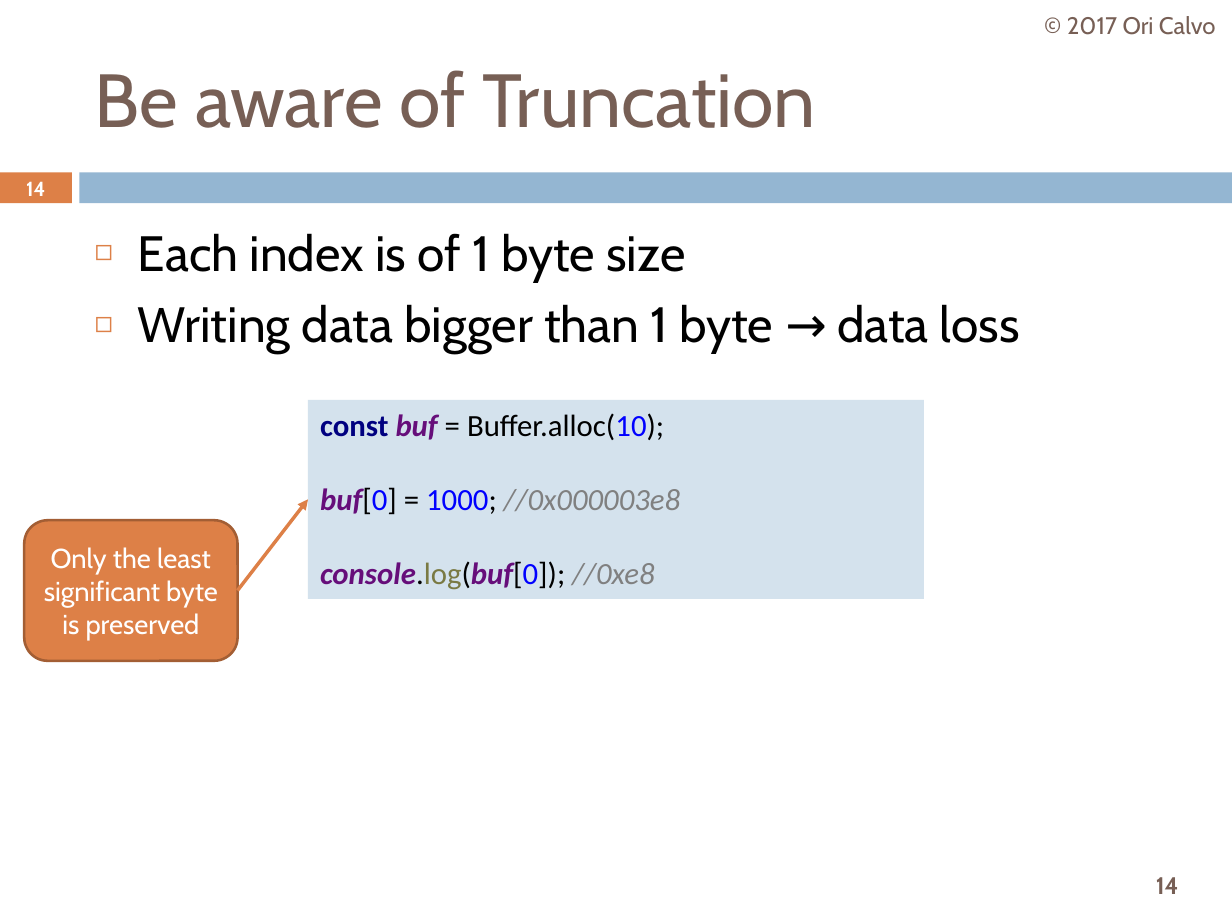
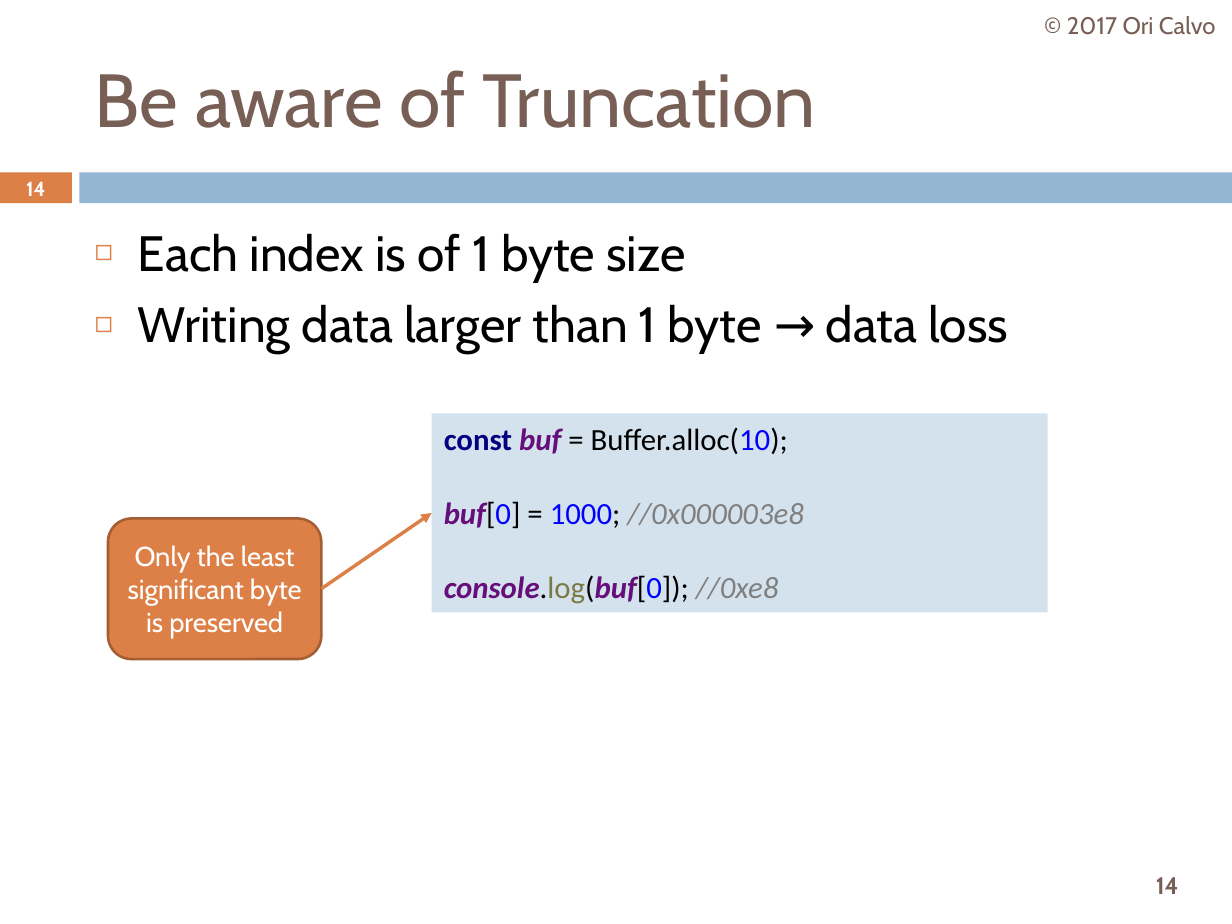
Before and after one commit to oricalvo/course-nodejs, a slide deck: slide 14 of PPTs/05 Core Modules.pptx. Drawn at 1232x924 pixels with LibreOffice and Linux fonts; fonts in the diff are those of the drawing. Boxes give left, top, right and bottom in pixels: in the first picture for what was removed or moved away, otherwise in the second. Text is boxed around its words. In the diff, an @@ line names an element or a change of style, - is before the commit and + after.

Commit message:
more

```diff
--- a/PPTs/05 Core Modules.pptx
+++ b/PPTs/05 Core Modules.pptx
@@ text at bbox=[138, 304, 1008, 353]: text changed @@
-◻ Writing data bigger than 1 byte → data loss
+◻ Writing data larger than 1 byte → data loss
@@ rectangle "const buf = Buffer.alloc(10);": place and size @@
-rectangle "const buf = Buffer.alloc(10);" at bbox=[308, 400, 924, 600]
+rectangle "const buf = Buffer.alloc(10);" at bbox=[431, 414, 1047, 614]
@@ rounded rectangle "Only the least significant byte ...": place and size @@
-rounded rectangle "Only the least significant byte ..." at bbox=[25, 520, 238, 660]
+rounded rectangle "Only the least significant byte ..." at bbox=[108, 519, 322, 659]
@@ arrow moved from (238, 590) - (308, 499) to (322, 589) - (431, 513) @@
```
Also in this commit, not shown: 1 other slide changed.
